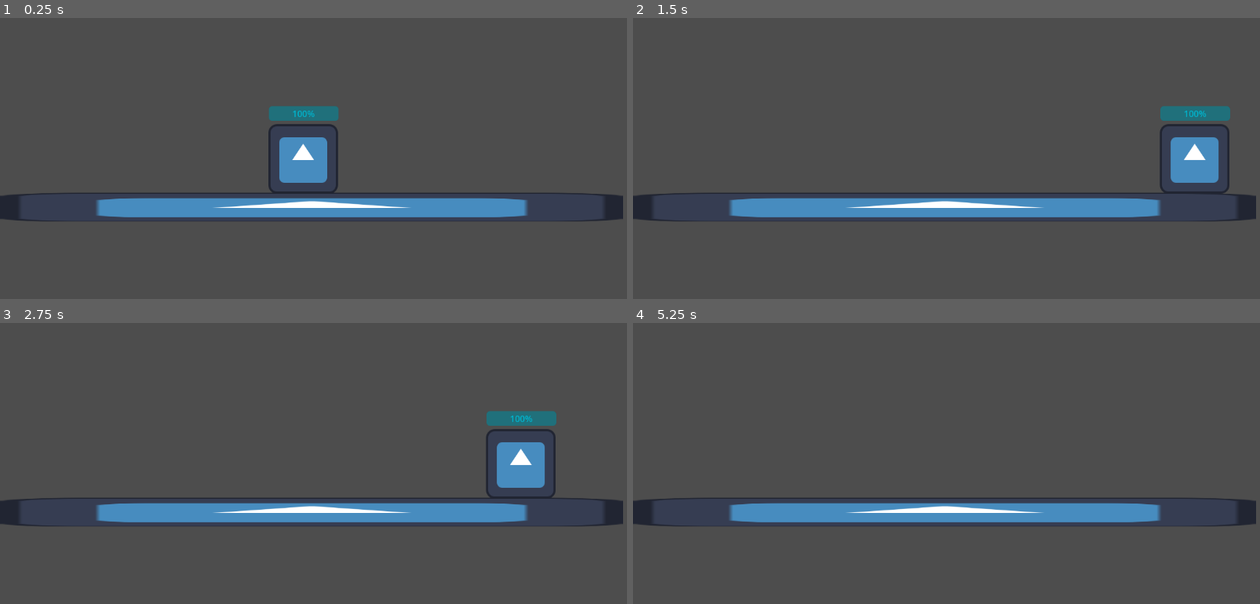
Above: before the commit, frames 1-4 (two rows, left to right).
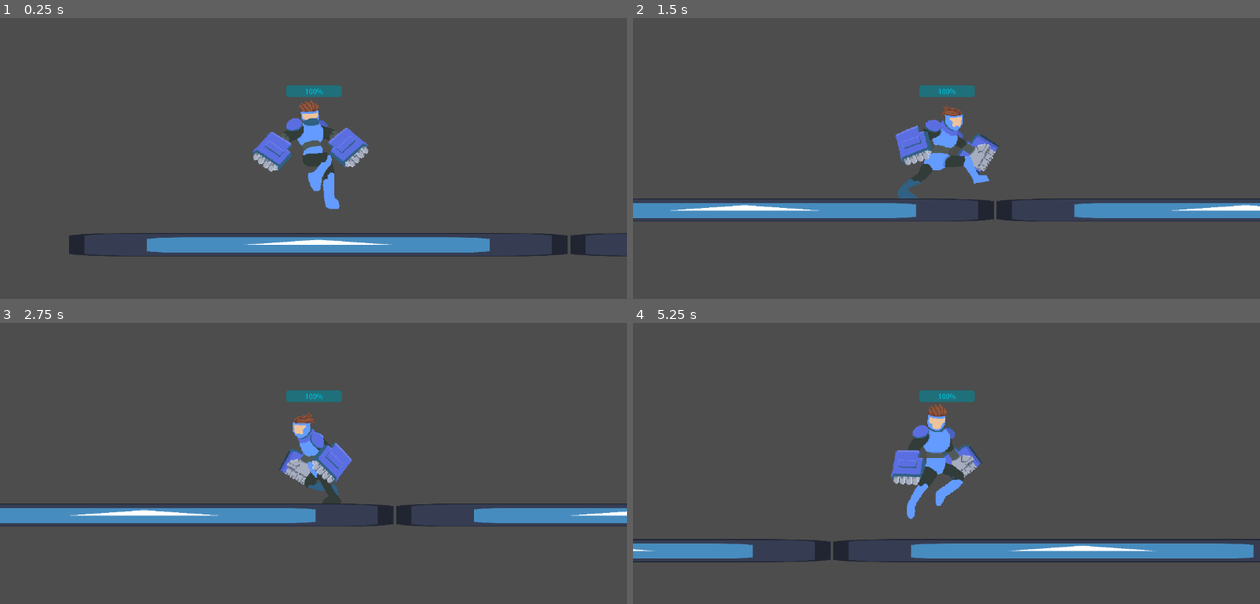
Above: after the commit, the same moments.

Repository: Frost89/Tavern_Jam_Autumn
Game: Godot game, scene res://Scenes/Sandbox_scene.tscn
The game is run twice, just before and just after one commit, with the same random seed, the same clock (stepped at 60 frames per second) and the same inputs. The engine's default icon, where the game draws it, is replaced by a stand-in: a white triangle on a blue panel in a dark square.
Inputs:
- Up to frame 1 (0.25 s): no input
- Up to frame 2 (1.5 s): hold D (Right) from 0.53 s (still down); tap Space (Jump) at 0.6, 0.77, 1.07 s; tap E (SimHit) at 1.35 s
- Up to frame 3 (2.75 s): tap Space (Jump) at 1.52, 1.55, 1.82, 2.1 s; release D (Right) at 2.03 s; hold A (Left) from 2.03 s (still down)
- Up to frame 4 (5.25 s): release A (Left) at 2.78 s; hold D (Right) 2.78-4.28 s; tap E (SimHit) at 2.85, 4.35 s; tap Space (Jump) at 3.02, 3.05, 3.32, 3.6, 3.77, 4.07, 4.52, 4.55, 4.82, 5.1 s; hold A (Left) 4.28-5.03 s; hold D (Right) from 5.03 s (still down)

The runs differ from the first frame. In frame 1, 14% of the frame differs, in the area x 0-100%, y 24-85%; in frame 2, 10%; in frame 3, 9.9%; in frame 4, 14%.

Commit message:
- Added animations. Implemented movement animations. - Renamed movement.gd to CharacterController.gd. - Added Camera to Proto.

Diff:
--- a/Scenes/Sandbox_scene.tscn
+++ b/Scenes/Sandbox_scene.tscn
@@ -10,7 +10,7 @@
 position = Vector2(557, 340)
 
 [node name="Proto" parent="." instance=ExtResource("1_3fnmi")]
-position = Vector2(0, -19)
+position = Vector2(5, -198)
 
 [node name="Platform_Ground" type="StaticBody2D" parent="."]
 
@@ -22,3 +22,15 @@
 [node name="CollisionShape2D" type="CollisionShape2D" parent="Platform_Ground"]
 position = Vector2(19, 103)
 shape = SubResource("RectangleShape2D_yatvs")
+
+[node name="Platform_Ground2" type="StaticBody2D" parent="."]
+position = Vector2(1151, 0)
+
+[node name="Sprite2D" type="Sprite2D" parent="Platform_Ground2"]
+position = Vector2(16, 102)
+scale = Vector2(8.94531, 0.414063)
+texture = ExtResource("2_5l6lw")
+
+[node name="CollisionShape2D" type="CollisionShape2D" parent="Platform_Ground2"]
+position = Vector2(19, 103)
+shape = SubResource("RectangleShape2D_yatvs")
--- a/Scenes/proto.tscn
+++ b/Scenes/proto.tscn
@@ -1,31 +1,366 @@
-[gd_scene load_steps=4 format=3 uid="uid://d10c637vwyfos"]
-
-[ext_resource type="Script" path="res://Scripts/Movement.gd" id="1_q6jep"]
-[ext_resource type="Texture2D" uid="uid://dj3ncdy3oemj5" path="res://icon.svg" id="2_udm4y"]
-
-[sub_resource type="RectangleShape2D" id="RectangleShape2D_fatbe"]
-size = Vector2(129, 127)
+[gd_scene load_steps=14 format=3 uid="uid://d10c637vwyfos"]
+
+[ext_resource type="Script" path="res://Scripts/CharacterController.gd" id="1_vkemj"]
+[ext_resource type="Texture2D" uid="uid://c04tco7gia88q" path="res://Assets/Anims/Character Idle _game jam-Sheet.png" id="2_4olxs"]
+[ext_resource type="Texture2D" uid="uid://dvdejjv6dl13m" path="res://Assets/Anims/Character Run _game jam-Sheet.png" id="3_b250n"]
+[ext_resource type="Texture2D" uid="uid://ci5sgahbdilp5" path="res://Assets/Anims/Character jump _game jam-Sheet.png" id="4_i31aj"]
+[ext_resource type="Texture2D" uid="uid://dthn6au3x6hk3" path="res://Assets/Anims/Character punch_cross_game jam_alt-Sheet.png" id="5_hvrda"]
+
+[sub_resource type="RectangleShape2D" id="RectangleShape2D_ea5cp"]
+size = Vector2(198, 232)
+
+[sub_resource type="Animation" id="Animation_xno2e"]
+resource_name = "Idle"
+loop_mode = 1
+tracks/0/type = "value"
+tracks/0/imported = false
+tracks/0/enabled = true
+tracks/0/path = NodePath("Sprite2D:texture")
+tracks/0/interp = 1
+tracks/0/loop_wrap = true
+tracks/0/keys = {
+"times": PackedFloat32Array(0),
+"transitions": PackedFloat32Array(1),
+"update": 1,
+"values": [ExtResource("2_4olxs")]
+}
+tracks/1/type = "value"
+tracks/1/imported = false
+tracks/1/enabled = true
+tracks/1/path = NodePath("Sprite2D:hframes")
+tracks/1/interp = 1
+tracks/1/loop_wrap = true
+tracks/1/keys = {
+"times": PackedFloat32Array(0),
+"transitions": PackedFloat32Array(1),
+"update": 1,
+"values": [10]
+}
+tracks/2/type = "value"
+tracks/2/imported = false
+tracks/2/enabled = true
+tracks/2/path = NodePath("Sprite2D:vframes")
+tracks/2/interp = 1
+tracks/2/loop_wrap = true
+tracks/2/keys = {
+"times": PackedFloat32Array(0),
+"transitions": PackedFloat32Array(1),
+"update": 1,
+"values": [1]
+}
+tracks/3/type = "value"
+tracks/3/imported = false
+tracks/3/enabled = true
+tracks/3/path = NodePath("Sprite2D:frame")
+tracks/3/interp = 1
+tracks/3/loop_wrap = true
+tracks/3/keys = {
+"times": PackedFloat32Array(0, 0.1, 0.2, 0.3, 0.4, 0.5, 0.6, 0.7, 0.8, 0.9),
+"transitions": PackedFloat32Array(1, 1, 1, 1, 1, 1, 1, 1, 1, 1),
+"update": 1,
+"values": [0, 1, 2, 3, 4, 5, 6, 7, 8, 9]
+}
+
+[sub_resource type="Animation" id="Animation_vikdd"]
+length = 0.001
+tracks/0/type = "value"
+tracks/0/imported = false
+tracks/0/enabled = true
+tracks/0/path = NodePath("Sprite2D:texture")
+tracks/0/interp = 1
+tracks/0/loop_wrap = true
+tracks/0/keys = {
+"times": PackedFloat32Array(0),
+"transitions": PackedFloat32Array(1),
+"update": 1,
+"values": [ExtResource("2_4olxs")]
+}
+tracks/1/type = "value"
+tracks/1/imported = false
+tracks/1/enabled = true
+tracks/1/path = NodePath("Sprite2D:hframes")
+tracks/1/interp = 1
+tracks/1/loop_wrap = true
+tracks/1/keys = {
+"times": PackedFloat32Array(0),
+"transitions": PackedFloat32Array(1),
+"update": 1,
+"values": [10]
+}
+tracks/2/type = "value"
+tracks/2/imported = false
+tracks/2/enabled = true
+tracks/2/path = NodePath("Sprite2D:vframes")
+tracks/2/interp = 1
+tracks/2/loop_wrap = true
+tracks/2/keys = {
+"times": PackedFloat32Array(0),
+"transitions": PackedFloat32Array(1),
+"update": 1,
+"values": [1]
+}
+tracks/3/type = "value"
+tracks/3/imported = false
+tracks/3/enabled = true
+tracks/3/path = NodePath("Sprite2D:frame")
+tracks/3/interp = 1
+tracks/3/loop_wrap = true
+tracks/3/keys = {
+"times": PackedFloat32Array(0),
+"transitions": PackedFloat32Array(1),
+"update": 1,
+"values": [0]
+}
+
+[sub_resource type="Animation" id="Animation_xdal3"]
+resource_name = "Run"
+length = 0.8
+loop_mode = 1
+tracks/0/type = "value"
+tracks/0/imported = false
+tracks/0/enabled = true
+tracks/0/path = NodePath("Sprite2D:texture")
+tracks/0/interp = 1
+tracks/0/loop_wrap = true
+tracks/0/keys = {
+"times": PackedFloat32Array(0),
+"transitions": PackedFloat32Array(1),
+"update": 1,
+"values": [ExtResource("3_b250n")]
+}
+tracks/1/type = "value"
+tracks/1/imported = false
+tracks/1/enabled = true
+tracks/1/path = NodePath("Sprite2D:hframes")
+tracks/1/interp = 1
+tracks/1/loop_wrap = true
+tracks/1/keys = {
+"times": PackedFloat32Array(0),
+"transitions": PackedFloat32Array(1),
+"update": 1,
+"values": [8]
+}
+tracks/2/type = "value"
+tracks/2/imported = false
+tracks/2/enabled = true
+tracks/2/path = NodePath("Sprite2D:vframes")
+tracks/2/interp = 1
+tracks/2/loop_wrap = true
+tracks/2/keys = {
+"times": PackedFloat32Array(0),
+"transitions": PackedFloat32Array(1),
+"update": 1,
+"values": [1]
+}
+tracks/3/type = "value"
+tracks/3/imported = false
+tracks/3/enabled = true
+tracks/3/path = NodePath("Sprite2D:frame")
+tracks/3/interp = 1
+tracks/3/loop_wrap = true
+tracks/3/keys = {
+"times": PackedFloat32Array(0, 0.1, 0.2, 0.3, 0.4, 0.5, 0.6, 0.7),
+"transitions": PackedFloat32Array(1, 1, 1, 1, 1, 1, 1, 1),
+"update": 1,
+"values": [0, 1, 2, 3, 4, 5, 6, 7]
+}
+
+[sub_resource type="Animation" id="Animation_n4agg"]
+resource_name = "Jump"
+length = 0.3
+tracks/0/type = "value"
+tracks/0/imported = false
+tracks/0/enabled = true
+tracks/0/path = NodePath("Sprite2D:texture")
+tracks/0/interp = 1
+tracks/0/loop_wrap = true
+tracks/0/keys = {
+"times": PackedFloat32Array(0),
+"transitions": PackedFloat32Array(1),
+"update": 1,
+"values": [ExtResource("4_i31aj")]
+}
+tracks/1/type = "value"
+tracks/1/imported = false
+tracks/1/enabled = true
+tracks/1/path = NodePath("Sprite2D:hframes")
+tracks/1/interp = 1
+tracks/1/loop_wrap = true
+tracks/1/keys = {
+"times": PackedFloat32Array(0),
+"transitions": PackedFloat32Array(1),
+"update": 1,
+"values": [3]
+}
+tracks/2/type = "value"
+tracks/2/imported = false
+tracks/2/enabled = true
+tracks/2/path = NodePath("Sprite2D:vframes")
+tracks/2/interp = 1
+tracks/2/loop_wrap = true
+tracks/2/keys = {
+"times": PackedFloat32Array(0),
+"transitions": PackedFloat32Array(1),
+"update": 1,
+"values": [1]
+}
+tracks/3/type = "value"
+tracks/3/imported = false
+tracks/3/enabled = true
+tracks/3/path = NodePath("Sprite2D:frame")
+tracks/3/interp = 1
+tracks/3/loop_wrap = true
+tracks/3/keys = {
+"times": PackedFloat32Array(0, 0.15),
+"transitions": PackedFloat32Array(1, 1),
+"update": 1,
+"values": [0, 1]
+}
+
+[sub_resource type="Animation" id="Animation_qcq0u"]
+resource_name = "Fall"
+length = 0.3
+tracks/0/type = "value"
+tracks/0/imported = false
+tracks/0/enabled = true
+tracks/0/path = NodePath("Sprite2D:texture")
+tracks/0/interp = 1
+tracks/0/loop_wrap = true
+tracks/0/keys = {
+"times": PackedFloat32Array(0),
+"transitions": PackedFloat32Array(1),
+"update": 1,
+"values": [ExtResource("4_i31aj")]
+}
+tracks/1/type = "value"
+tracks/1/imported = false
+tracks/1/enabled = true
+tracks/1/path = NodePath("Sprite2D:hframes")
+tracks/1/interp = 1
+tracks/1/loop_wrap = true
+tracks/1/keys = {
+"times": PackedFloat32Array(0),
+"transitions": PackedFloat32Array(1),
+"update": 1,
+"values": [3]
+}
+tracks/2/type = "value"
+tracks/2/imported = false
+tracks/2/enabled = true
+tracks/2/path = NodePath("Sprite2D:vframes")
+tracks/2/interp = 1
+tracks/2/loop_wrap = true
+tracks/2/keys = {
+"times": PackedFloat32Array(0),
+"transitions": PackedFloat32Array(1),
+"update": 1,
+"values": [1]
+}
+tracks/3/type = "value"
+tracks/3/imported = false
+tracks/3/enabled = true
+tracks/3/path = NodePath("Sprite2D:frame")
+tracks/3/interp = 1
+tracks/3/loop_wrap = true
+tracks/3/keys = {
+"times": PackedFloat32Array(0, 0.1, 0.2),
+"transitions": PackedFloat32Array(1, 1, 1),
+"update": 1,
+"values": [2, 2, 2]
+}
+
+[sub_resource type="Animation" id="Animation_pwyyi"]
+resource_name = "Punch"
+length = 0.7
+tracks/0/type = "value"
+tracks/0/imported = false
+tracks/0/enabled = true
+tracks/0/path = NodePath("Sprite2D:texture")
+tracks/0/interp = 1
+tracks/0/loop_wrap = true
+tracks/0/keys = {
+"times": PackedFloat32Array(0),
+"transitions": PackedFloat32Array(1),
+"update": 1,
+"values": [ExtResource("5_hvrda")]
+}
+tracks/1/type = "value"
+tracks/1/imported = false
+tracks/1/enabled = true
+tracks/1/path = NodePath("Sprite2D:hframes")
+tracks/1/interp = 1
+tracks/1/loop_wrap = true
+tracks/1/keys = {
+"times": PackedFloat32Array(0),
+"transitions": PackedFloat32Array(1),
+"update": 1,
+"values": [7]
+}
+tracks/2/type = "value"
+tracks/2/imported = false
+tracks/2/enabled = true
+tracks/2/path = NodePath("Sprite2D:vframes")
+tracks/2/interp = 1
+tracks/2/loop_wrap = true
+tracks/2/keys = {
+"times": PackedFloat32Array(0),
+"transitions": PackedFloat32Array(1),
+"update": 1,
+"values": [1]
+}
+tracks/3/type = "value"
+tracks/3/imported = false
+tracks/3/enabled = true
+tracks/3/path = NodePath("Sprite2D:frame")
+tracks/3/interp = 1
+tracks/3/loop_wrap = true
+tracks/3/keys = {
+"times": PackedFloat32Array(0, 0.1, 0.2, 0.3, 0.4, 0.5, 0.6),
+"transitions": PackedFloat32Array(1, 1, 1, 1, 1, 1, 1),
+"update": 1,
+"values": [0, 1, 2, 3, 4, 5, 6]
+}
+
+[sub_resource type="AnimationLibrary" id="AnimationLibrary_pu7cp"]
+_data = {
+"Fall": SubResource("Animation_qcq0u"),
+"Idle": SubResource("Animation_xno2e"),
+"Jump": SubResource("Animation_n4agg"),
+"Punch": SubResource("Animation_pwyyi"),
+"RESET": SubResource("Animation_vikdd"),
+"Run": SubResource("Animation_xdal3")
+}
 
 [node name="Proto" type="CharacterBody2D"]
-script = ExtResource("1_q6jep")
+script = ExtResource("1_vkemj")
 
 [node name="Sprite2D" type="Sprite2D" parent="."]
-texture = ExtResource("2_udm4y")
+texture = ExtResource("2_4olxs")
+hframes = 10
 
 [node name="CollisionShape2D" type="CollisionShape2D" parent="."]
-position = Vector2(0.5, -0.5)
-shape = SubResource("RectangleShape2D_fatbe")
+position = Vector2(-2, 12)
+shape = SubResource("RectangleShape2D_ea5cp")
 
 [node name="ChargeBar" type="ProgressBar" parent="."]
 modulate = Color(0, 0.74902, 0.85098, 1)
 offset_left = -63.0
-offset_top = -97.0
+offset_top = -133.0
 offset_right = 65.0
-offset_bottom = -70.0
+offset_bottom = -106.0
 rounded = true
 metadata/_edit_use_anchors_ = true
 
 [node name="Timer" type="Timer" parent="."]
 process_callback = 0
 
+[node name="Camera2D" type="Camera2D" parent="."]
+zoom = Vector2(0.8, 0.8)
+
+[node name="AnimationPlayer" type="AnimationPlayer" parent="."]
+autoplay = "Idle"
+libraries = {
+"": SubResource("AnimationLibrary_pu7cp")
+}
+
 [connection signal="timeout" from="Timer" to="." method="_on_timer_timeout"]
--- a/Scripts/Movement.gd
+++ b/Scripts/CharacterController.gd
@@ -12,6 +12,8 @@
 #Referencing Instances/Nodes
 @onready var chargebar = $ChargeBar
 @onready var timer = $Timer #Researching Timer and implementing it
+@onready var sprite = $Sprite2D
+@onready var anim_player = $AnimationPlayer
 
 #CHARGE-VARS
 var charge = 99.9
@@ -39,8 +41,24 @@
 
 
 func _physics_process(delta): #Use for physics based shi e.g velocity, force, impulse, etc
-	movement(delta)
+	var horizontal_direction = Input.get_axis("Left", "Right")
+	movement(delta, horizontal_direction)
+	update_anims(horizontal_direction)
 
+func update_anims(h_dir):
+	if h_dir != 0:
+		sprite.flip_h = (h_dir == -1)
+
+	if is_on_floor():
+		if h_dir == 0:
+			anim_player.play("Idle")
+		else:
+			anim_player.play("Run")
+	else:
+		if velocity.y < 0:
+			anim_player.play("Jump")
+		elif velocity.y > 0:
+			anim_player.play("Fall")
 
 func update_charge():
 	charge -= drain_rate
@@ -56,12 +74,15 @@
 		charge = 100
 
 
-func movement(delta):
+func movement(delta, h_dir):
 	#Add gravity first
-	velocity.y += gravity * delta
+	if !is_on_floor():
+		velocity.y += gravity * delta
+		if velocity.y > 5000:
+			velocity.y = 5000
 
 	#X-axis movement
-	velocity.x = Input.get_axis("Left", "Right") * speed
+	velocity.x = h_dir * speed
 	move_and_slide()
 
 	#Jumping
@@ -70,11 +91,10 @@
 
 
 func check_game_end():
-	if game_end == false:
+	if not game_end:
 		if charge == 0:
 			print("You're fully discharged. *windowsshutdownsound.jpg*")
 			game_end = true
-
 
 		if charge == 100:
 			print("You're overcharged. BOOM!")
@@ -83,5 +103,5 @@
 
 func _on_timer_timeout():
 	charge_drain = true
-	if charge_drain == true and not game_end:
+	if charge_drain and not game_end:
 		update_charge()
--- a/project.godot
+++ b/project.godot
@@ -50,5 +50,6 @@
 
 [rendering]
 
+textures/canvas_textures/default_texture_filter=0
 renderer/rendering_method="gl_compatibility"
 renderer/rendering_method.mobile="gl_compatibility"
Binary file added: Assets/Anims/Character Idle _game jam-Sheet.png
Not shown, added: Assets/Anims/Character Idle _game jam-Sheet.png.import
Binary file added: Assets/Anims/Character Run _game jam-Sheet.png
Not shown, added: Assets/Anims/Character Run _game jam-Sheet.png.import
Binary file added: Assets/Anims/Character jump _game jam-Sheet.png
Not shown, added: Assets/Anims/Character jump _game jam-Sheet.png.import
Binary file added: Assets/Anims/Character punch_cross_game jam_alt-Sheet.png
Not shown, added: Assets/Anims/Character punch_cross_game jam_alt-Sheet.png.import
